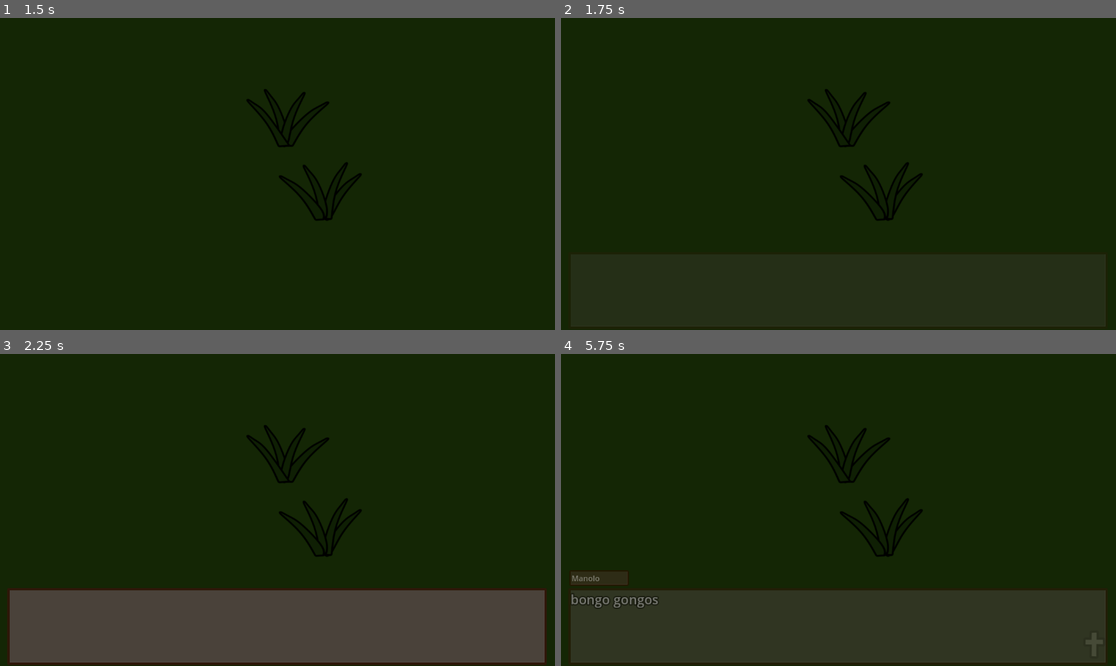
Above: before the commit, frames 1-4 (two rows, left to right).
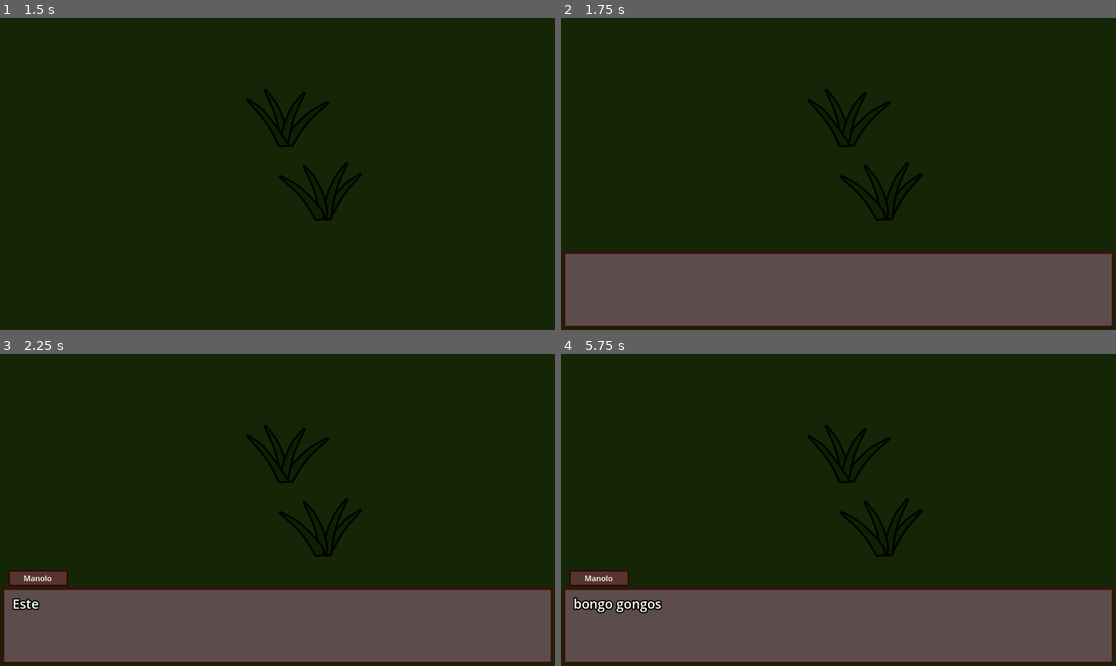
Above: after the commit, the same moments.

Repository: Jerrylikesgreen/-la-Santa-Compa-a
Game: Godot game, scene res://Scenes/Animations/black_scene.tscn
Two runs of this game, one before a commit and one after it. Both use one fixed random seed, a clock stepped at 60 frames per second and the inputs below. This scene is started directly instead of the project's main scene.
Inputs (mouse positions are in pixels of both pictures, inside the frame that each line leads up to):
- Up to frame 1 (1.5 s): tap Enter at 0.5 s; move the mouse to (399, 158) at 0.52 s; hold D (Right) 0.53-1.28 s; click (399, 158) at 0.6 s; tap Space at 1.25 s; move the mouse to (166, 189) at 1.27 s; hold S (Down) from 1.28 s (still down); click (166, 189) at 1.35 s
- Up to frame 2 (1.75 s): keep holding S (Down)
- Up to frame 3 (2.25 s): move the mouse to (333, 441) at 2.02 s; release S (Down) at 2.03 s; hold D (Right) from 2.03 s (still down); click (333, 441) at 2.1 s
- Up to frame 4 (5.75 s): move the mouse to (810, 572) at 2.77 s; release D (Right) at 2.78 s; hold W (Up) 2.78-3.53 s; click (810, 572) at 2.85 s; move the mouse to (1005, 556) at 3.52 s; hold A (Left) 3.53-5.03 s; click (1005, 556) at 3.6 s; tap Enter at 4.25 s; move the mouse to (672, 463) at 4.27 s; click (672, 463) at 4.35 s; tap Space at 5 s; move the mouse to (866, 510) at 5.02 s; hold S (Down) from 5.03 s (still down); click (866, 510) at 5.1 s

Frame 1 is identical in both runs. In frame 2, 24% of the frame differs, in the area x 0-100%, y 74-100%; in frame 3, 2.0%; in frame 4, 24%.

Commit message:
Pulido dialogo

Diff:
--- a/Scenes/dialog_gui.tscn
+++ b/Scenes/dialog_gui.tscn
@@ -10,7 +10,7 @@
 tracks/0/type = "value"
 tracks/0/imported = false
 tracks/0/enabled = true
-tracks/0/path = NodePath("DialogContainer/EndLine:modulate")
+tracks/0/path = NodePath("Control/EndLine:modulate")
 tracks/0/interp = 1
 tracks/0/loop_wrap = true
 tracks/0/keys = {
@@ -22,7 +22,7 @@
 tracks/1/type = "value"
 tracks/1/imported = false
 tracks/1/enabled = true
-tracks/1/path = NodePath("DialogContainer:modulate")
+tracks/1/path = NodePath("Control/DialogContainer:modulate")
 tracks/1/interp = 1
 tracks/1/loop_wrap = true
 tracks/1/keys = {
@@ -46,7 +46,7 @@
 tracks/3/type = "value"
 tracks/3/imported = false
 tracks/3/enabled = true
-tracks/3/path = NodePath("DialogContainer/EndLine:visible")
+tracks/3/path = NodePath("Control/EndLine:visible")
 tracks/3/interp = 1
 tracks/3/loop_wrap = true
 tracks/3/keys = {
@@ -55,6 +55,30 @@
 "update": 1,
 "values": [true]
 }
+tracks/4/type = "value"
+tracks/4/imported = false
+tracks/4/enabled = true
+tracks/4/path = NodePath("Control/TextOutput:modulate")
+tracks/4/interp = 1
+tracks/4/loop_wrap = true
+tracks/4/keys = {
+"times": PackedFloat32Array(0),
+"transitions": PackedFloat32Array(1),
+"update": 0,
+"values": [Color(1, 1, 1, 1)]
+}
+tracks/5/type = "value"
+tracks/5/imported = false
+tracks/5/enabled = true
+tracks/5/path = NodePath("Control/TextOutput:text")
+tracks/5/interp = 1
+tracks/5/loop_wrap = true
+tracks/5/keys = {
+"times": PackedFloat32Array(0),
+"transitions": PackedFloat32Array(1),
+"update": 1,
+"values": [""]
+}
 
 [sub_resource type="Animation" id="Animation_53n05"]
 resource_name = "end_line"
@@ -62,7 +86,7 @@
 tracks/0/type = "value"
 tracks/0/imported = false
 tracks/0/enabled = true
-tracks/0/path = NodePath("DialogContainer/EndLine:modulate")
+tracks/0/path = NodePath("Control/EndLine:modulate")
 tracks/0/interp = 1
 tracks/0/loop_wrap = true
 tracks/0/keys = {
@@ -74,7 +98,7 @@
 tracks/1/type = "value"
 tracks/1/imported = false
 tracks/1/enabled = true
-tracks/1/path = NodePath("DialogContainer/EndLine:visible")
+tracks/1/path = NodePath("Control/EndLine:visible")
 tracks/1/interp = 1
 tracks/1/loop_wrap = true
 tracks/1/keys = {
@@ -86,14 +110,15 @@
 
 [sub_resource type="Animation" id="Animation_86ohs"]
 resource_name = "fade_in"
-tracks/0/type = "value"
-tracks/0/imported = false
-tracks/0/enabled = true
-tracks/0/path = NodePath("DialogContainer:modulate")
-tracks/0/interp = 1
-tracks/0/loop_wrap = true
-tracks/0/keys = {
-"times": PackedFloat32Array(0, 1),
+length = 0.25
+tracks/0/type = "value"
+tracks/0/imported = false
+tracks/0/enabled = true
+tracks/0/path = NodePath("Control/DialogContainer:modulate")
+tracks/0/interp = 1
+tracks/0/loop_wrap = true
+tracks/0/keys = {
+"times": PackedFloat32Array(0, 0.16666669),
 "transitions": PackedFloat32Array(1, 1),
 "update": 0,
 "values": [Color(1, 1, 1, 0), Color(1, 1, 1, 1)]
@@ -101,50 +126,51 @@
 tracks/1/type = "value"
 tracks/1/imported = false
 tracks/1/enabled = false
-tracks/1/path = NodePath("SpeakerNameLabel:modulate")
+tracks/1/path = NodePath("Control/EndLine:visible")
 tracks/1/interp = 1
 tracks/1/loop_wrap = true
 tracks/1/keys = {
-"times": PackedFloat32Array(0),
-"transitions": PackedFloat32Array(1),
-"update": 0,
-"values": [Color(1, 1, 1, 0)]
+"times": PackedFloat32Array(0.03333336),
+"transitions": PackedFloat32Array(1),
+"update": 1,
+"values": [false]
 }
 tracks/2/type = "value"
 tracks/2/imported = false
-tracks/2/enabled = false
-tracks/2/path = NodePath("DialogContainer/EndLine:visible")
+tracks/2/enabled = true
+tracks/2/path = NodePath("Control/EndLine:modulate")
 tracks/2/interp = 1
 tracks/2/loop_wrap = true
 tracks/2/keys = {
-"times": PackedFloat32Array(0.03333336),
-"transitions": PackedFloat32Array(1),
-"update": 1,
-"values": [false]
+"times": PackedFloat32Array(0),
+"transitions": PackedFloat32Array(1),
+"update": 0,
+"values": [Color(1, 1, 1, 0)]
 }
 tracks/3/type = "value"
 tracks/3/imported = false
 tracks/3/enabled = true
-tracks/3/path = NodePath("DialogContainer/EndLine:modulate")
+tracks/3/path = NodePath("Control/TextOutput:modulate")
 tracks/3/interp = 1
 tracks/3/loop_wrap = true
 tracks/3/keys = {
-"times": PackedFloat32Array(0),
-"transitions": PackedFloat32Array(1),
-"update": 0,
-"values": [Color(1, 1, 1, 0)]
+"times": PackedFloat32Array(0, 0.25),
+"transitions": PackedFloat32Array(1, 1),
+"update": 0,
+"values": [Color(1, 1, 1, 0), Color(1, 1, 1, 1)]
 }
 
 [sub_resource type="Animation" id="Animation_as34n"]
 resource_name = "fade_out"
-tracks/0/type = "value"
-tracks/0/imported = false
-tracks/0/enabled = true
-tracks/0/path = NodePath("DialogContainer:modulate")
-tracks/0/interp = 1
-tracks/0/loop_wrap = true
-tracks/0/keys = {
-"times": PackedFloat32Array(0, 1),
+length = 0.25
+tracks/0/type = "value"
+tracks/0/imported = false
+tracks/0/enabled = true
+tracks/0/path = NodePath("Control/DialogContainer:modulate")
+tracks/0/interp = 1
+tracks/0/loop_wrap = true
+tracks/0/keys = {
+"times": PackedFloat32Array(0, 0.16666667),
 "transitions": PackedFloat32Array(1, 1),
 "update": 0,
 "values": [Color(1, 1, 1, 1), Color(1, 1, 1, 0)]
@@ -156,7 +182,43 @@
 tracks/1/interp = 1
 tracks/1/loop_wrap = true
 tracks/1/keys = {
-"times": PackedFloat32Array(0, 1),
+"times": PackedFloat32Array(0, 0.16666667),
+"transitions": PackedFloat32Array(1, 1),
+"update": 0,
+"values": [Color(1, 1, 1, 1), Color(1, 1, 1, 0)]
+}
+tracks/2/type = "value"
+tracks/2/imported = false
+tracks/2/enabled = true
+tracks/2/path = NodePath("Control/TextOutput:modulate")
+tracks/2/interp = 1
+tracks/2/loop_wrap = true
+tracks/2/keys = {
+"times": PackedFloat32Array(0, 0.25),
+"transitions": PackedFloat32Array(1, 1),
+"update": 0,
+"values": [Color(1, 1, 1, 1), Color(1, 1, 1, 0)]
+}
+tracks/3/type = "value"
+tracks/3/imported = false
+tracks/3/enabled = true
+tracks/3/path = NodePath("Control/TextOutput:text")
+tracks/3/interp = 1
+tracks/3/loop_wrap = true
+tracks/3/keys = {
+"times": PackedFloat32Array(0.25),
+"transitions": PackedFloat32Array(1),
+"update": 1,
+"values": [""]
+}
+tracks/4/type = "value"
+tracks/4/imported = false
+tracks/4/enabled = true
+tracks/4/path = NodePath("Control/EndLine:modulate")
+tracks/4/interp = 1
+tracks/4/loop_wrap = true
+tracks/4/keys = {
+"times": PackedFloat32Array(0, 0.25),
 "transitions": PackedFloat32Array(1, 1),
 "update": 0,
 "values": [Color(1, 1, 1, 1), Color(1, 1, 1, 0)]
@@ -167,7 +229,7 @@
 tracks/0/type = "value"
 tracks/0/imported = false
 tracks/0/enabled = true
-tracks/0/path = NodePath("DialogContainer:modulate")
+tracks/0/path = NodePath("Control/DialogContainer:modulate")
 tracks/0/interp = 1
 tracks/0/loop_wrap = true
 tracks/0/keys = {
@@ -183,7 +245,7 @@
 tracks/0/type = "value"
 tracks/0/imported = false
 tracks/0/enabled = true
-tracks/0/path = NodePath("DialogContainer/EndLine:modulate")
+tracks/0/path = NodePath("Control/EndLine:modulate")
 tracks/0/interp = 1
 tracks/0/loop_wrap = true
 tracks/0/keys = {
@@ -281,69 +343,6 @@
 &"": SubResource("AnimationLibrary_5dtf6")
 }
 
-[node name="DialogContainer" type="PanelContainer" parent="."]
-anchors_preset = -1
-anchor_top = 0.75000006
-anchor_right = 1.0
-anchor_bottom = 1.0
-offset_left = 15.0
-offset_top = -3.0517578e-05
-offset_right = -17.0
-offset_bottom = -10.0
-grow_horizontal = 2
-grow_vertical = 2
-size_flags_vertical = 3
-theme = ExtResource("1_t61ho")
-
-[node name="TextOutput" type="RichTextLabel" parent="DialogContainer"]
-layout_mode = 2
-bbcode_enabled = true
-text = "fsdfsdfsfsdfsdfdsfdsfdsf
-Dialog Test "
-
-[node name="EndLine" type="TextureRect" parent="DialogContainer"]
-layout_mode = 2
-size_flags_horizontal = 8
-size_flags_vertical = 8
-texture = ExtResource("4_opk4c")
-stretch_mode = 3
-
-[node name="VBoxContainer" type="VBoxContainer" parent="DialogContainer"]
-visible = false
-layout_mode = 2
-
-[node name="DialogOptions" type="HBoxContainer" parent="DialogContainer/VBoxContainer"]
-visible = false
-layout_mode = 2
-size_flags_horizontal = 4
-size_flags_vertical = 4
-size_flags_stretch_ratio = 0.5
-theme = ExtResource("1_t61ho")
-
-[node name="HideButton" type="Button" parent="DialogContainer/VBoxContainer/DialogOptions"]
-layout_mode = 2
-size_flags_horizontal = 6
-theme = ExtResource("1_t61ho")
-text = "Hide Dialog"
-
-[node name="NextButton" type="Button" parent="DialogContainer/VBoxContainer/DialogOptions"]
-layout_mode = 2
-size_flags_horizontal = 6
-theme = ExtResource("1_t61ho")
-text = "Next"
-
-[node name="SkipButton" type="Button" parent="DialogContainer/VBoxContainer/DialogOptions"]
-layout_mode = 2
-size_flags_horizontal = 6
-theme = ExtResource("1_t61ho")
-text = "Skip"
-
-[node name="AutoButton" type="Button" parent="DialogContainer/VBoxContainer/DialogOptions"]
-layout_mode = 2
-size_flags_horizontal = 6
-theme = ExtResource("1_t61ho")
-text = "Auto"
-
 [node name="SpeakerNameLabel" type="Label" parent="."]
 modulate = Color(1, 1, 1, 0)
 offset_left = 22.0
@@ -354,6 +353,8 @@
 theme = ExtResource("1_t61ho")
 text = "no_name"
 label_settings = SubResource("LabelSettings_0kst1")
+horizontal_alignment = 1
+vertical_alignment = 1
 
 [node name="Panel" type="Panel" parent="SpeakerNameLabel"]
 z_index = -1
@@ -371,5 +372,91 @@
 wait_time = 2.0
 one_shot = true
 
+[node name="Control" type="Control" parent="."]
+layout_mode = 3
+anchors_preset = 7
+anchor_left = 0.5
+anchor_top = 1.0
+anchor_right = 0.5
+anchor_bottom = 1.0
+offset_left = -572.0
+offset_top = -163.0
+offset_right = 572.0
+offset_bottom = -13.0
+grow_horizontal = 2
+grow_vertical = 0
+theme = ExtResource("1_t61ho")
+
+[node name="DialogContainer" type="PanelContainer" parent="Control"]
+layout_mode = 1
+anchors_preset = 15
+anchor_right = 1.0
+anchor_bottom = 1.0
+offset_bottom = 1.0
+grow_horizontal = 2
+grow_vertical = 2
+size_flags_vertical = 3
+
+[node name="TextOutput" type="RichTextLabel" parent="Control"]
+layout_mode = 1
+anchors_preset = 15
+anchor_right = 1.0
+anchor_bottom = 1.0
+offset_left = 22.0
+offset_top = 15.0
+offset_right = -16.0
+offset_bottom = -5.0
+grow_horizontal = 2
+grow_vertical = 2
+bbcode_enabled = true
+
+[node name="EndLine" type="TextureRect" parent="Control"]
+layout_mode = 0
+offset_left = 1113.0
+offset_top = 121.0
+offset_right = 1159.0
+offset_bottom = 180.0
+scale = Vector2(0.5, 0.5)
+size_flags_horizontal = 8
+size_flags_vertical = 8
+texture = ExtResource("4_opk4c")
+stretch_mode = 3
+
+[node name="VBoxContainer" type="VBoxContainer" parent="Control"]
+visible = false
+layout_mode = 0
+
+[node name="DialogOptions" type="HBoxContainer" parent="Control/VBoxContainer"]
+visible = false
+layout_mode = 2
+size_flags_horizontal = 4
+size_flags_vertical = 4
+size_flags_stretch_ratio = 0.5
+theme = ExtResource("1_t61ho")
+
+[node name="HideButton" type="Button" parent="Control/VBoxContainer/DialogOptions"]
+layout_mode = 2
+size_flags_horizontal = 6
+theme = ExtResource("1_t61ho")
+text = "Hide Dialog"
+
+[node name="NextButton" type="Button" parent="Control/VBoxContainer/DialogOptions"]
+layout_mode = 2
+size_flags_horizontal = 6
+theme = ExtResource("1_t61ho")
+text = "Next"
+
+[node name="SkipButton" type="Button" parent="Control/VBoxContainer/DialogOptions"]
+layout_mode = 2
+size_flags_horizontal = 6
+theme = ExtResource("1_t61ho")
+text = "Skip"
+
+[node name="AutoButton" type="Button" parent="Control/VBoxContainer/DialogOptions"]
+layout_mode = 2
+size_flags_horizontal = 6
+theme = ExtResource("1_t61ho")
+text = "Auto"
+
 [connection signal="animation_finished" from="AnimationPlayer" to="." method="_on_animation_player_animation_finished"]
 [connection signal="timeout" from="Timer" to="." method="_on_timer_timeout"]
--- a/Scripts/black_scene.gd
+++ b/Scripts/black_scene.gd
@@ -20,10 +20,10 @@
 	#dialogue.path_csv = csv_path
 	#var b = dialogue.path_csv
 	#var c = csv_path
-	var aaa = dialogue.arr_dialogue
+	#var aaa = dialogue.arr_dialogue
 	dialogue.arr_dialogue = CD.load_csv(csv_path)
 	dialogue.index_text = -1
-	var bbb = dialogue.arr_dialogue
+	#var bbb = dialogue.arr_dialogue
 	dialogue.anim_controller.play("fade_in")
 	#CD.start_dialogue(csv_path)
 
--- a/Scripts/dialog_system.gd
+++ b/Scripts/dialog_system.gd
@@ -6,17 +6,17 @@
 @export var languaje_key = "gl"
 # OnReady
 @onready var anim_main = get_tree().get_nodes_in_group("animation_main")[0]
-@onready var dialogue_text = $DialogContainer/TextOutput
+@onready var dialogue_text = $Control/TextOutput
 @onready var name_text = $SpeakerNameLabel
 @onready var asp_talk = $AudioStreamPlayer2D
 @onready var anim_controller = $AnimationPlayer
 @onready var anim_name_box = $AnimName
-@onready var end_line_icon = $DialogContainer/EndLine
+@onready var end_line_icon = $Control/EndLine
 @onready var timer = $Timer
 @onready var spr_img = $Image
 # Text
 var arr_dialogue = []
-var text_speed = 0.05
+var text_speed = 0.025
 var index_text = -1
 var writting = false
 var fin_fade_in = false
@@ -51,7 +51,6 @@
 	end_line.connect(signal_end_line)
 func _process(_delta):
 	if !end:
-
 		# Stop timer if is auto mode walk and you are not walking
 		if CD.auto_mode == CD.auto_mode_enum.AUTO_WALK and  timer.time_left > 0:
 			if CD.moving: timer.paused = false
@@ -63,6 +62,10 @@
 
 				click_auto = false
 				anim_controller.play("idle")
+
+				#var aaaaaa = arr_dialogue.size()-1
+				#if index_text >= arr_dialogue.size()-1:
+					#anim_controller.play("fade_out")
 
 				if writting:
 
@@ -81,15 +84,13 @@
 
 					# The CSV ended?
 					#var aaaa = arr_dialogue.size()
-					if index_text >= arr_dialogue.size()-1:
-						anim_controller.play("fade_out")
 
 					# Next line
-					else:
+					#else:
 						get_next_line()
 	elif delete_after_end:
 		CD.player_movement = true
-		queue_free()
+		#queue_free()
 # Signals
 func signal_inicio_dialogo():
 	if CD.auto_mode_normal: timer.start() #can_start_timer = true
@@ -105,7 +106,9 @@
 	click_auto = true
 func _on_animation_player_animation_finished(anim_name: StringName) -> void:
 	if anim_name == "fade_in":
+		name_text.text = "no_name"
 		start_dialogue.emit()
+		end = false
 	elif anim_name == "fade_out":
 		end_dialogue.emit()
 		end = true
@@ -185,5 +188,6 @@
 	# Process the next line
 	get_next_line()
 func change_animation(id):
+	get_next_line()
+	anim_controller.play("fade_out")
 	anim_main.play(id)
-	get_next_line()
